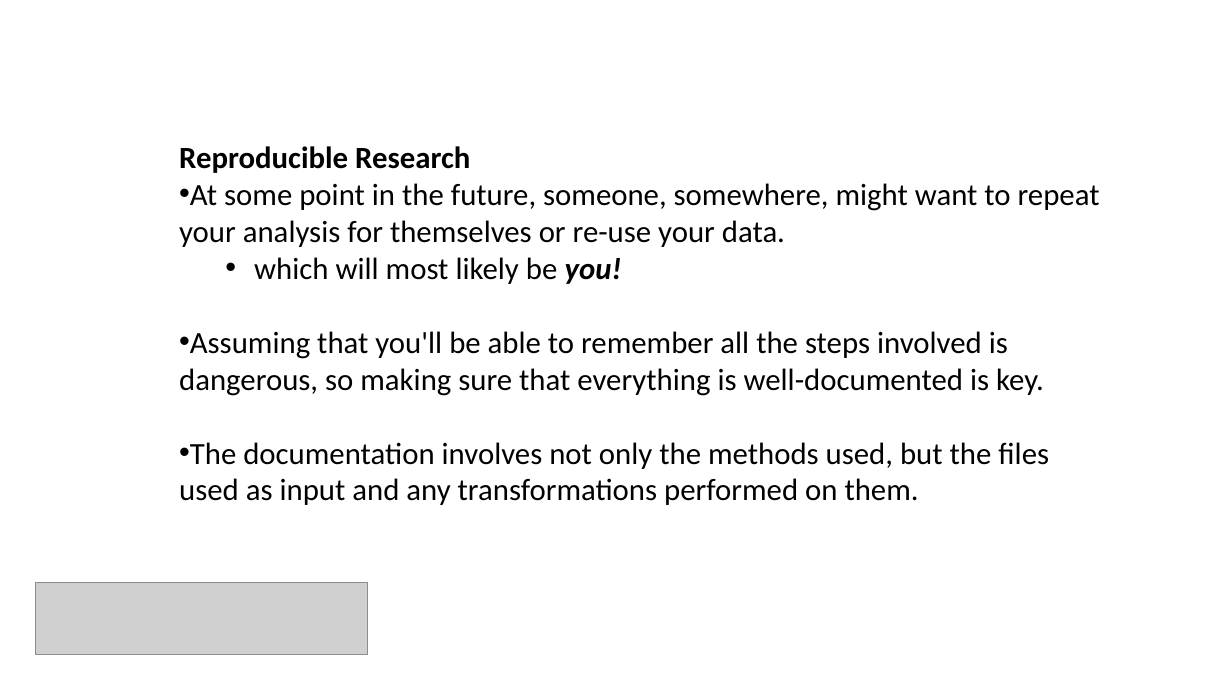
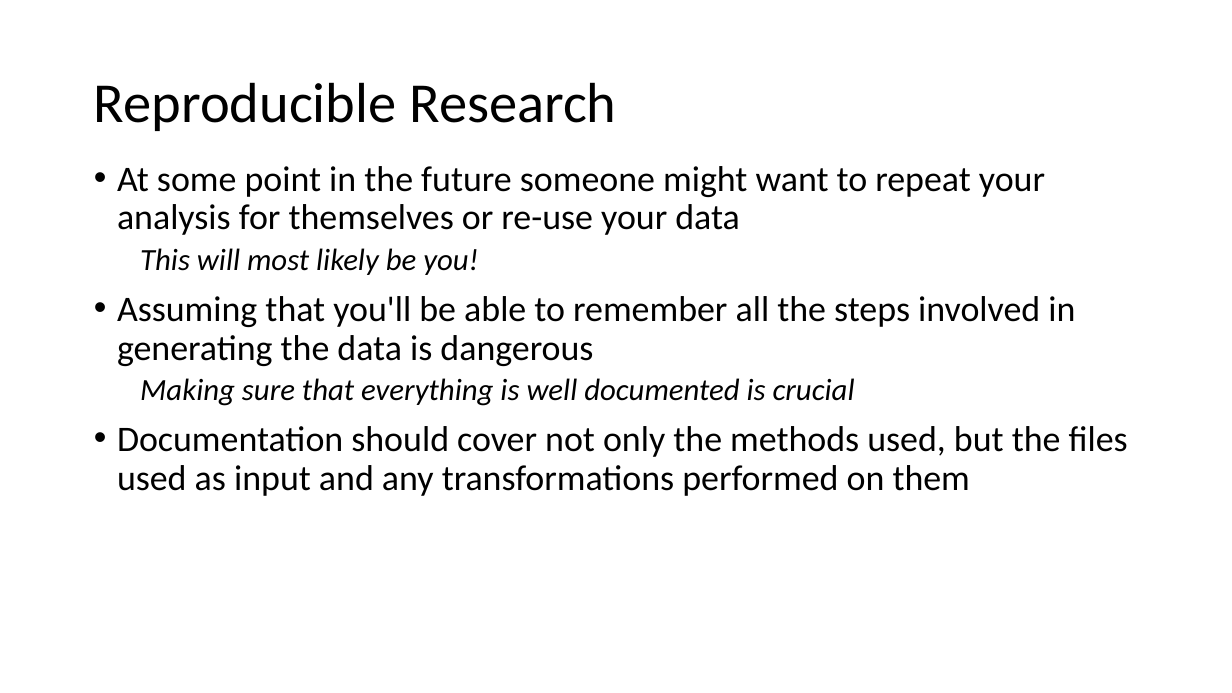
Before and after one commit to bioinformatics-core-shared-training/Managing-your-research-data, a slide deck: slide 2 of data_formatting.pptx. Drawn at 1232x693 pixels with LibreOffice and Linux fonts; fonts in the diff are those of the drawing; grey boxes stand for pictures; background and template pictures are left out. Boxes give left, top, right and bottom in pixels: in the first picture for what was removed or moved away, otherwise in the second. Text is boxed around its words. In the diff, an @@ line names an element or a change of style, - is before the commit and + after.

Commit message:
Update data formatting slides

```diff
--- a/data_formatting.pptx
+++ b/data_formatting.pptx
@@ title added at [94,82,616,131], 44 pt, text #000000 @@
+Reproducible Research
@@ text at [117,166,1128,496]: text changed; size 24 to 28 pt @@
-Reproducible Research
-• At some point in the future, someone, somewhere, might want to repeat your analysis for themselves or re-use your data.
-  • which will most likely be you!
-• Assuming that you'll be able to remember all the steps involved is dangerous, so making sure that everything is well-documented is key.
-• The documentation involves not only the methods used, but the files used as input and any transformations performed on them.
+• At some point in the future someone might want to repeat your analysis for themselves or re-use your data
+  This will most likely be you!
+• Assuming that you'll be able to remember all the steps involved in generating the data is dangerous
+  Making sure that everything is well documented is crucial
+• Documentation should cover not only the methods used, but the files used as input and any transformations performed on them
@@ picture removed at [36,582,368,655] @@
```
Also in this commit, not shown: 17 other slides changed, 7 slides added, 13 slides removed, 5 other files.
